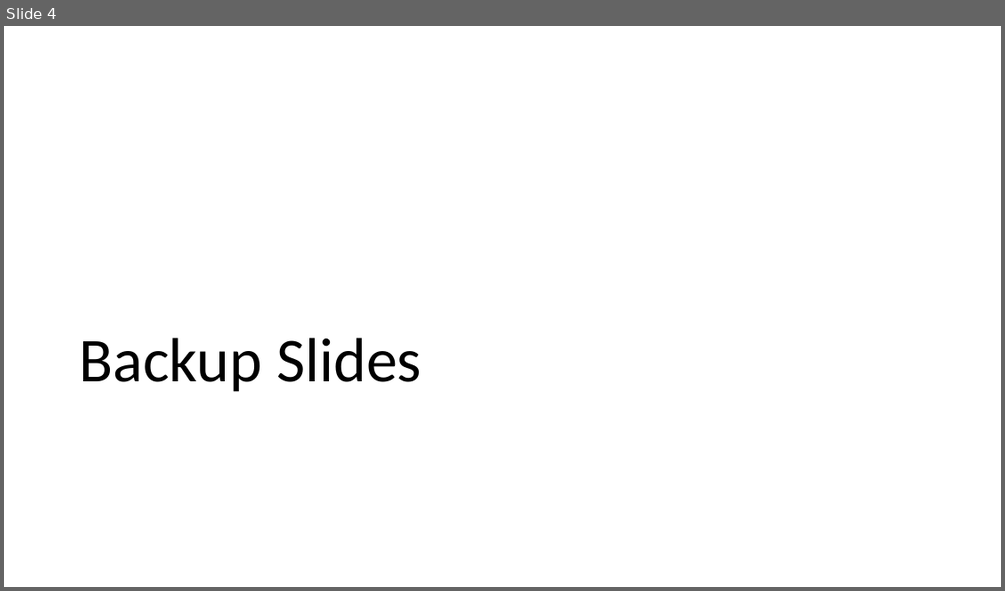
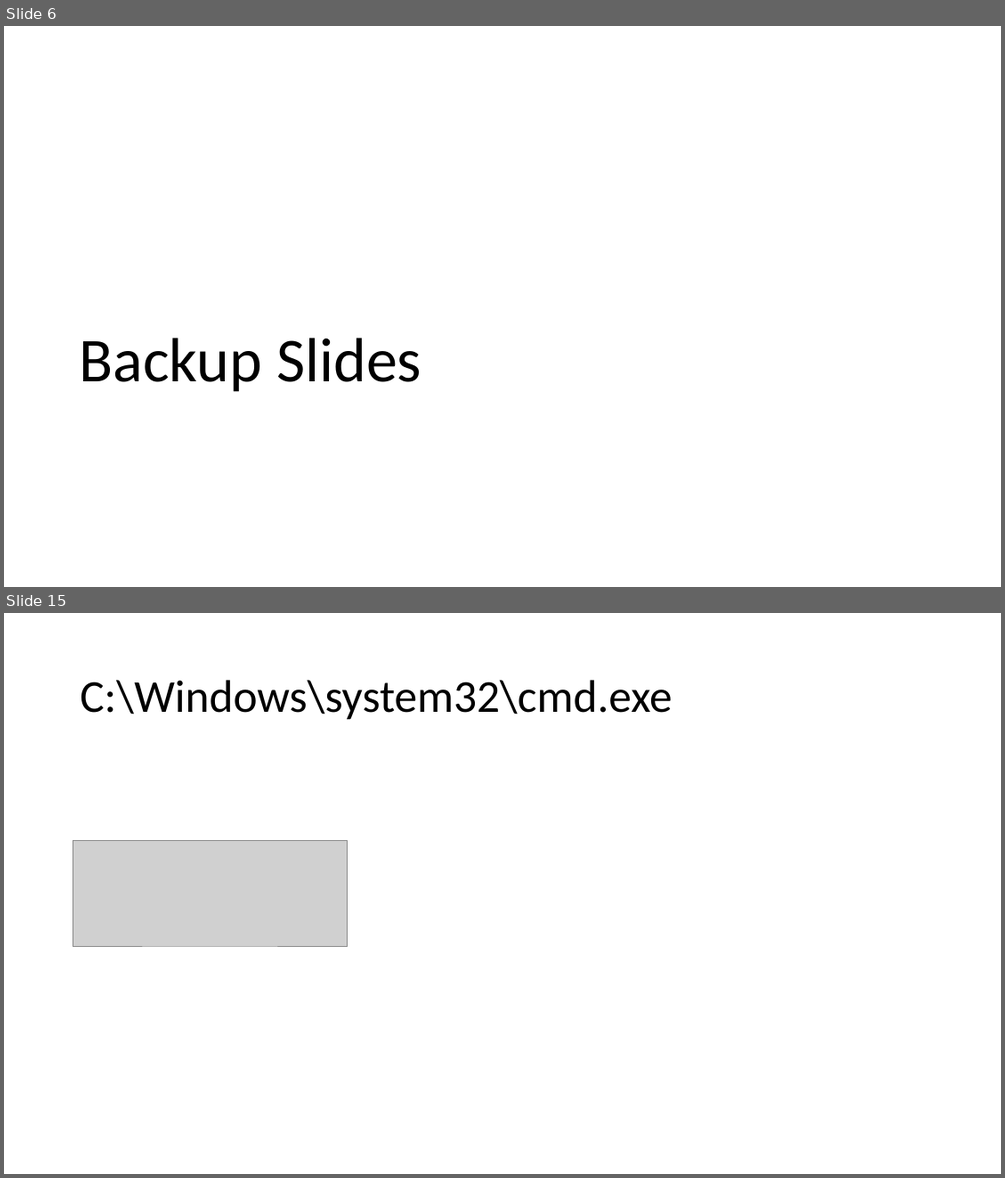
Before and after one commit to DannySaro/CA-DevTest-Solution-Patterns, a slide deck: SolFwk-LCTAG-LowCodeTestAutomationGeneration/Documentation/SolFwk-LowCodeTestAutomationGeneration.pptx. Shown one above the other, each under a label of ours: slide 4 before the commit, slides 6 and 15 after it; the slides between them are not shown. The pictures are 1005x591 and 1005x1178 pixels, drawn with LibreOffice and Linux fonts; fonts in the diff are those of the drawing; grey boxes stand for pictures. Boxes give left, top, right and bottom in pixels: in the first picture for what was removed or moved away, otherwise in the second. Text is boxed around its words. In the diff, an @@ line names an element or a change of style, - is before the commit and + after.

```diff
--- a/SolFwk-LCTAG-LowCodeTestAutomationGeneration/Documentation/SolFwk-LowCodeTestAutomationGeneration.pptx
+++ b/SolFwk-LCTAG-LowCodeTestAutomationGeneration/Documentation/SolFwk-LowCodeTestAutomationGeneration.pptx
@@ slide 15 added at box(4, 613, 1001, 1174), background #FFFFFF @@
@@ title added at box(80, 680, 672, 720), 44 pt, text #000000 @@
+C:\Windows\system32\cmd.exe
@@ picture added at box(73, 841, 348, 947) @@
@@ what was slide 4 is now slide 6 @@
```
Also in this commit, not shown: 1 slide changed, 15 other slides added, 2 other files.
